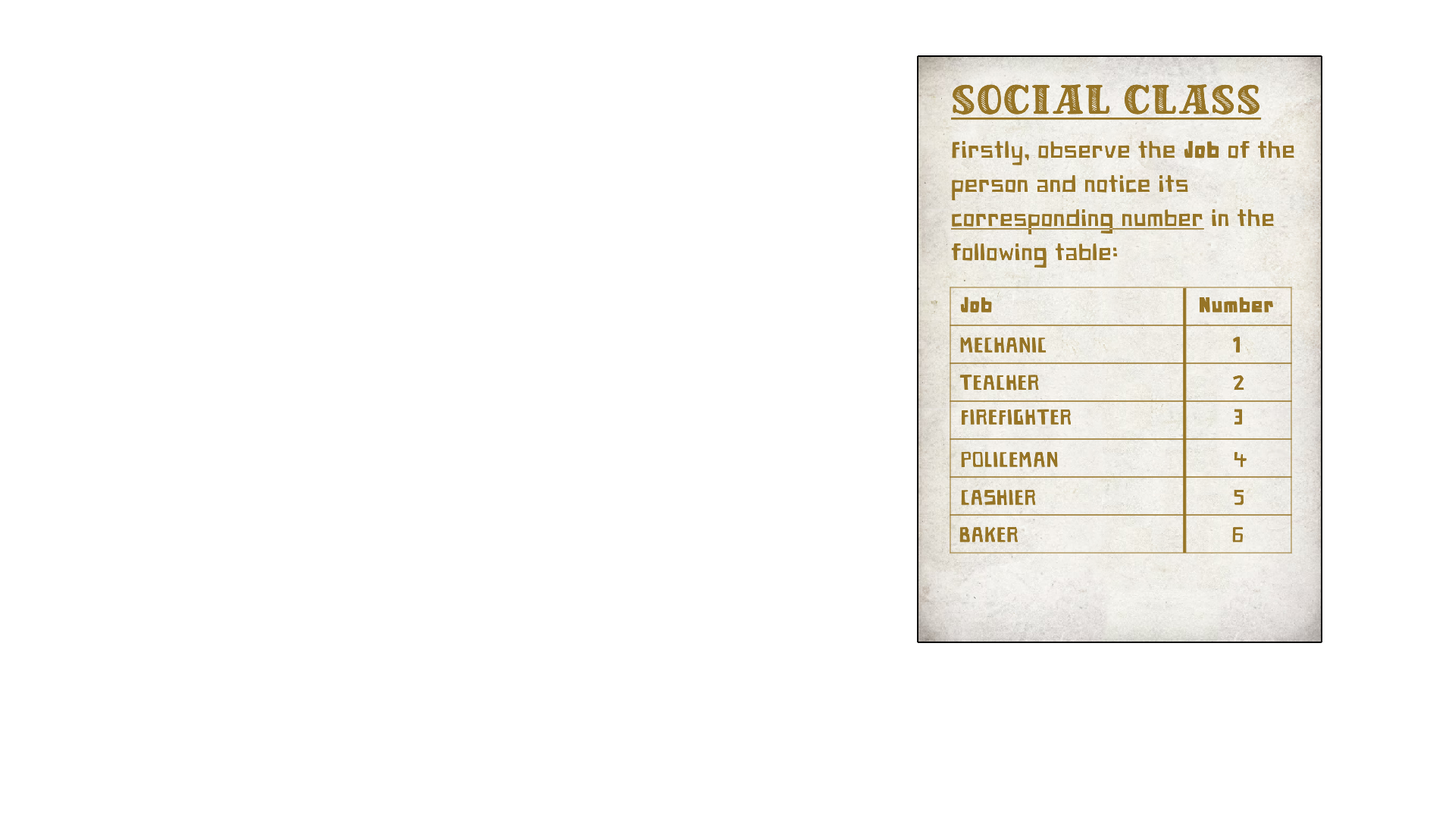
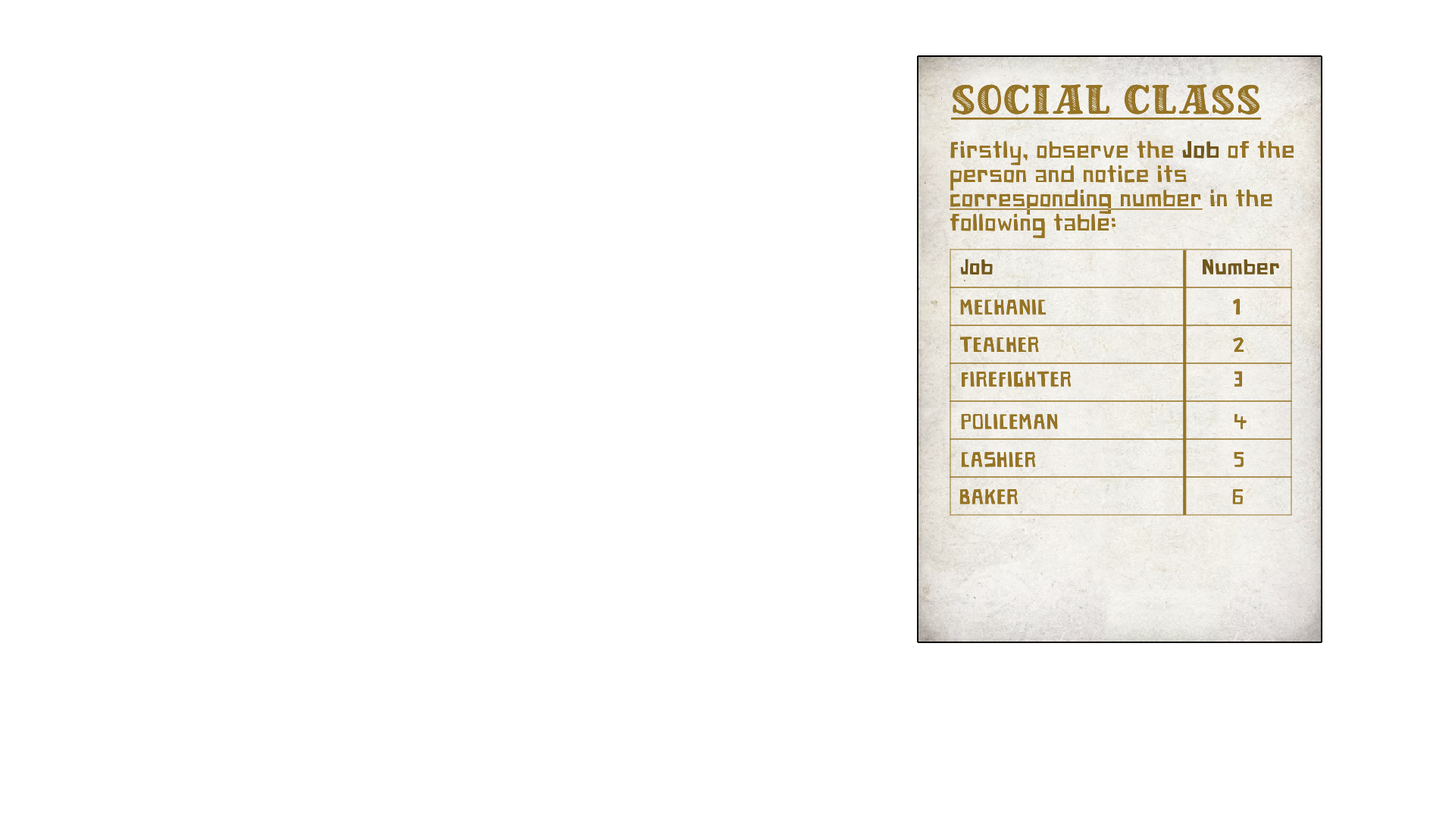
Layered file, before and after one edit (1455×819). Changes by layer:
painted on "Page 16" over [949, 140, 1295, 554]
